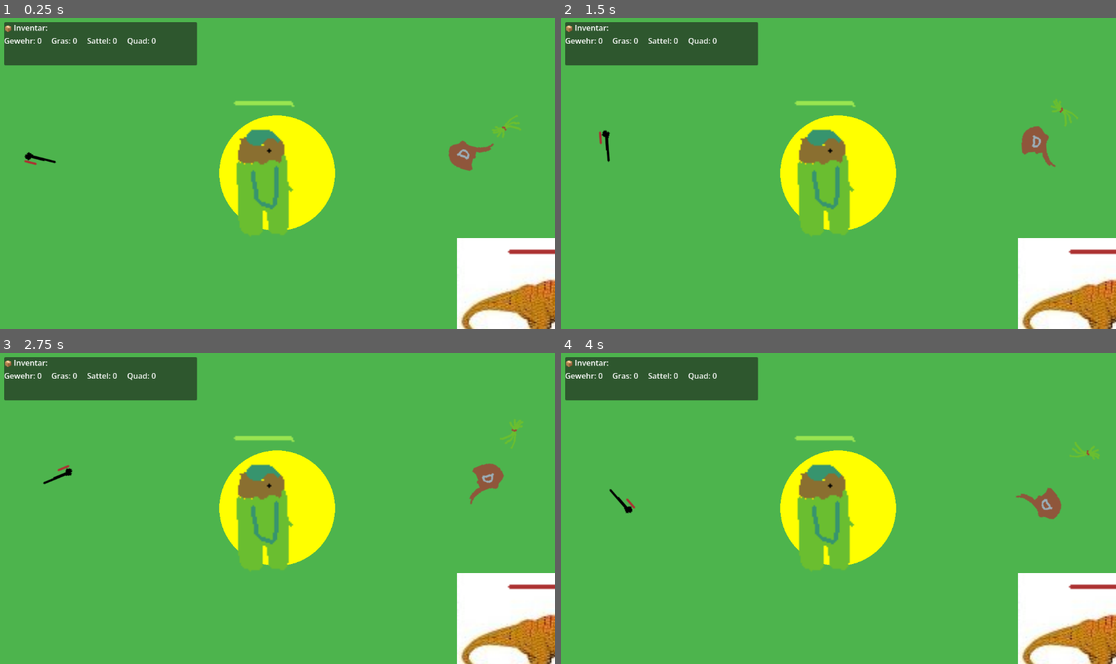
Above: before the commit, frames 1-4 (two rows, left to right).
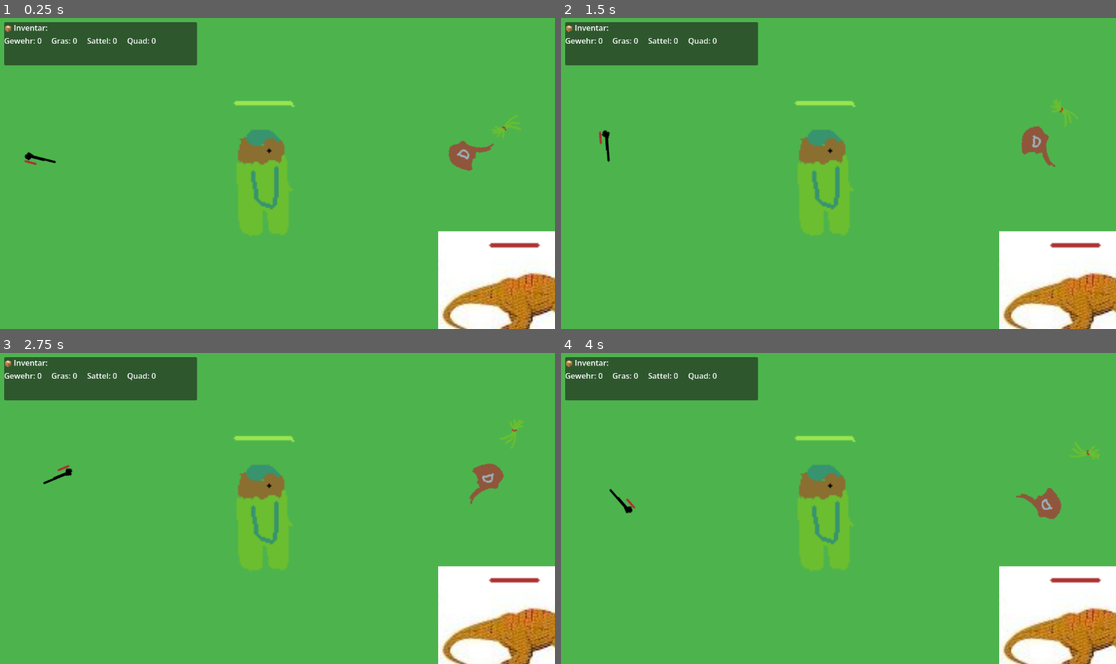
Above: after the commit, the same moments.

Repository: twiederk/Dinojagd
Game: Godot game, scene res://scenes/main/Main.tscn
Two runs of this game, one before a commit and one after it. Both use one fixed random seed, a clock stepped at 60 frames per second and the inputs below.
Inputs:
- Up to frame 1 (0.25 s): no input
- Up to frame 2 (1.5 s): tap Space (ui_select) at 0.77 s
- Up to frame 3 (2.75 s): tap Space (ui_select) at 1.52 s
- Up to frame 4 (4 s): tap Space (ui_select) at 3.02, 3.77 s

The runs differ from the first frame. In frame 1, 7.2% of the frame differs, in the area x 39-100%, y 31-100%; in frame 2, 7.2%; in frame 3, 7.2%; in frame 4, 7.2%.

Commit message:
detect player fixed

Diff:
--- a/sourcecode/scenes/enemies/TRex.tscn
+++ b/sourcecode/scenes/enemies/TRex.tscn
@@ -5,17 +5,16 @@
 [ext_resource type="Script" uid="uid://eev6erdnu085" path="res://scripts/enemies/t_rex.gd" id="TRexScript"]
 
 [sub_resource type="CapsuleShape2D" id="TRexCollision"]
-radius = 16.0
-height = 48.0
+radius = 111.0
+height = 222.0
 
 [sub_resource type="CircleShape2D" id="DetectionShape"]
 radius = 304.0411
 
 [sub_resource type="CircleShape2D" id="DamageShape"]
-radius = 126.01587
+radius = 145.05516
 
 [node name="TRex" type="CharacterBody2D" unique_id=301375274]
-position = Vector2(800, 400)
 script = ExtResource("TRexScript")
 
 [node name="Sprite2D" type="Sprite2D" parent="." unique_id=382479882]
@@ -25,8 +24,11 @@
 
 [node name="CollisionShape2D" type="CollisionShape2D" parent="." unique_id=1876920885]
 shape = SubResource("TRexCollision")
+debug_color = Color(0.8820708, 0.2983277, 0.41178253, 0.41960785)
 
 [node name="DetectionArea" type="Area2D" parent="." unique_id=287332922]
+collision_layer = 0
+collision_mask = 2
 
 [node name="CollisionShape2D" type="CollisionShape2D" parent="DetectionArea" unique_id=361795557]
 shape = SubResource("DetectionShape")
--- a/sourcecode/scenes/main/Main.tscn
+++ b/sourcecode/scenes/main/Main.tscn
@@ -21,6 +21,6 @@
 script = ExtResource("ItemSpawnerScript")
 
 [node name="TRex" parent="." unique_id=1511423132 instance=ExtResource("TRexScene")]
-position = Vector2(1026, 561)
+position = Vector2(360, 192)
 
 [node name="HUD" parent="." unique_id=1143066013 instance=ExtResource("HUDScene")]
--- a/sourcecode/scenes/player/Player.tscn
+++ b/sourcecode/scenes/player/Player.tscn
@@ -4,15 +4,15 @@
 [ext_resource type="Script" uid="uid://bhq7xviagjy4k" path="res://scripts/player.gd" id="PlayerScript"]
 
 [sub_resource type="CapsuleShape2D" id="PlayerCollision"]
-radius = 12.0
-height = 32.0
+radius = 31.0
+height = 150.0
 
 [sub_resource type="CapsuleShape2D" id="CapsuleShape2D_gfjak"]
 radius = 51.0
 height = 172.0
 
 [node name="Player" type="CharacterBody2D" unique_id=212906186]
-position = Vector2(640, 360)
+collision_layer = 2
 script = ExtResource("PlayerScript")
 
 [node name="AnimatedSprite2D" type="Sprite2D" parent="." unique_id=334063367]
@@ -21,9 +21,12 @@
 offset = Vector2(0, -8)
 
 [node name="CollisionShape2D" type="CollisionShape2D" parent="." unique_id=1969833680]
+position = Vector2(-20, 14)
 shape = SubResource("PlayerCollision")
+debug_color = Color(0.9214912, 0.24244872, 0.36576533, 0.41960785)
 
 [node name="DetectionArea" type="Area2D" parent="." unique_id=833298036]
+collision_layer = 2
 
 [node name="CollisionShape2D" type="CollisionShape2D" parent="DetectionArea" unique_id=1194647066]
 position = Vector2(-21, 15)
--- a/sourcecode/scripts/enemies/t_rex.gd
+++ b/sourcecode/scripts/enemies/t_rex.gd
@@ -80,7 +80,9 @@
 
 func _on_detection_entered(area: Area2D) -> void:
 	"""Wird aufgerufen wenn det Player endet die DetectionArea betritt."""
-	if area.is_in_group("player"):
+	print("Player detected in T-Rex detection area!")
+	var is_player = area.is_in_group("player") or (area.get_parent() and area.get_parent().is_in_group("player"))
+	if is_player:
 		ai_mode = "CHASE"
 		if Constants.DEBUG_MODE:
 			print("  → T-Rex detected Player! Chase mode activated")
--- a/sourcecode/scripts/player.gd
+++ b/sourcecode/scripts/player.gd
@@ -141,8 +141,3 @@
 func get_item_count(item_type: int) -> int:
 	"""Gibt die Anzahl eines bestimmten Items zurück."""
 	return inventory.get(item_type, 0)
-
-# Debug: Zeichne Collection Radius in der Szene
-func _draw() -> void:
-	if Constants.DEBUG_MODE and Constants.DRAW_COLLECTION_RADIUS:
-		draw_circle(Vector2.ZERO, Constants.PLAYER_COLLECTION_RADIUS, Color.YELLOW)
